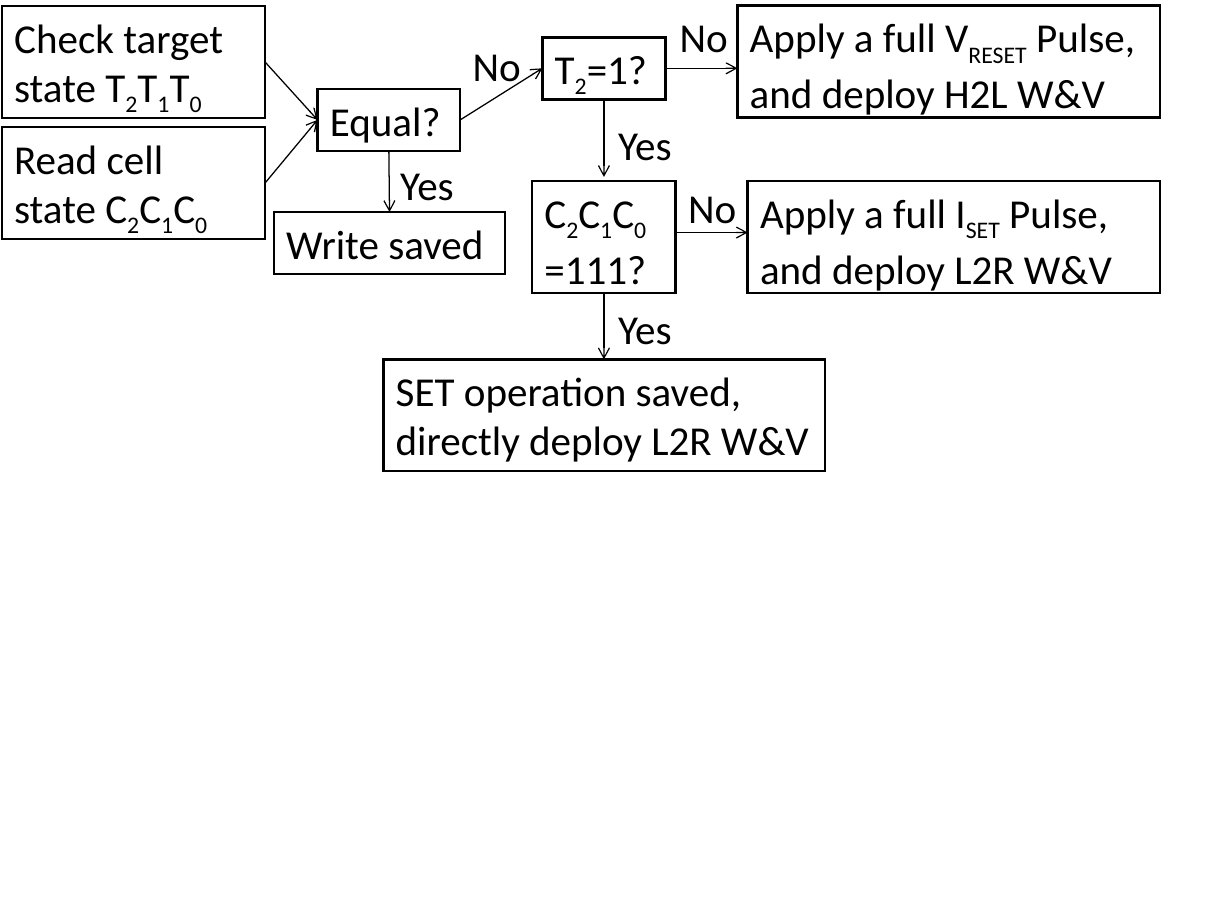
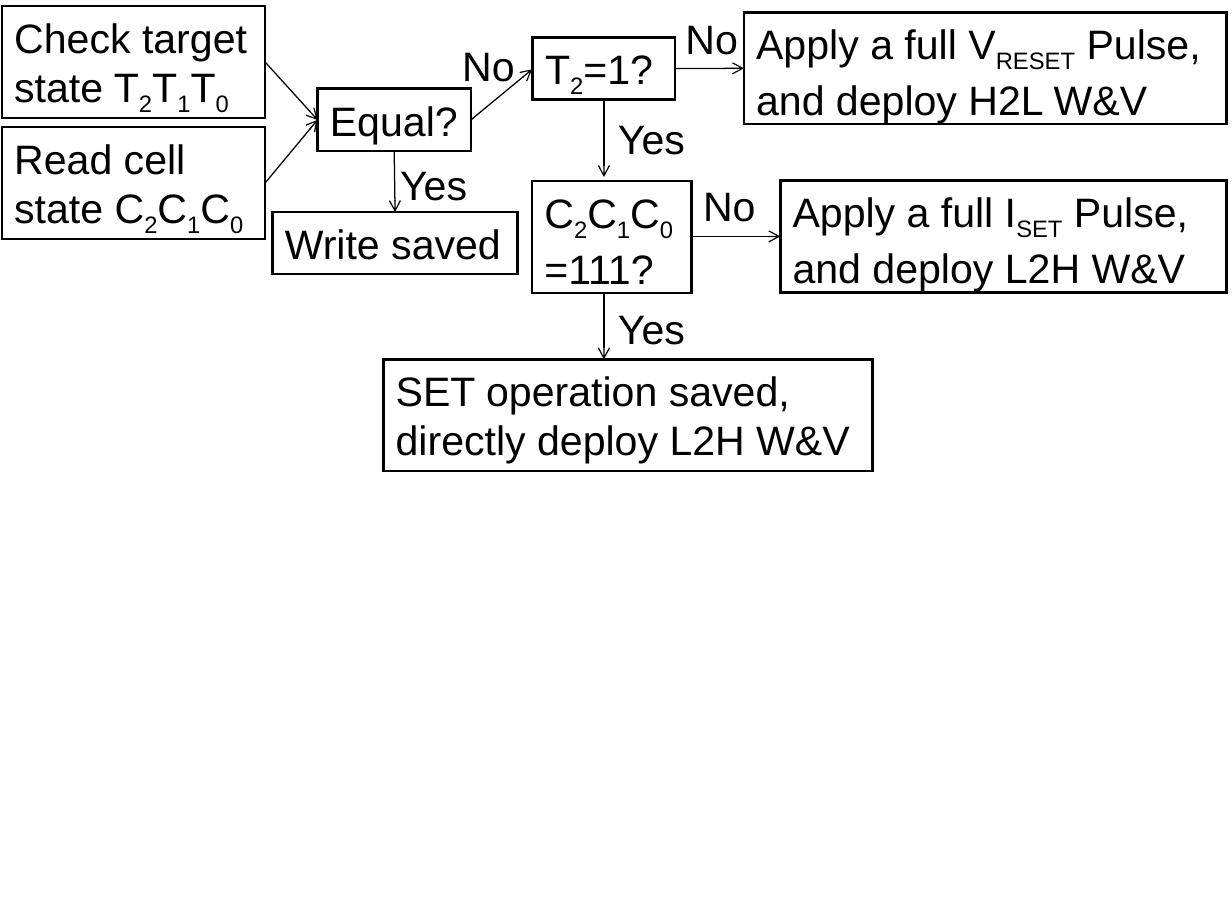
Before and after one commit to ominux/marrclm, a slide deck: slide 1 of other/fastprog.pptx. Drawn at 1232x924 pixels with LibreOffice and Linux fonts; fonts in the diff are those of the drawing. Boxes give left, top, right and bottom in pixels: in the first picture for what was removed or moved away, otherwise in the second. Text is boxed around its words. In the diff, an @@ line names an element or a change of style, - is before the commit and + after.

```diff
--- a/other/fastprog.pptx
+++ b/other/fastprog.pptx
@@ rectangle "Apply a full VRESET Pulse, ...": place and size @@
-rectangle "Apply a full VRESET Pulse, ..." at [738,6,1161,118]
+rectangle "Apply a full VRESET Pulse, ..." at [744,12,1227,124]
@@ text "No": place and size @@
-text "No" at [473,54,521,91]
+text "No" at [462,52,515,89]
@@ rectangle "T2=1?": place and size @@
-rectangle "T2=1?" at [542,37,665,99]
+rectangle "T2=1?" at [532,37,675,99]
@@ rectangle "Equal?": place and size @@
-rectangle "Equal?" at [318,89,461,152]
+rectangle "Equal?" at [318,89,471,150]
@@ arrow moved from (461, 120) - (542, 68) to (471, 120) - (532, 69) @@
@@ arrow moved from (665, 68) - (738, 68) to (675, 69) - (744, 68) @@
@@ arrow moved from (389, 152) - (389, 212) to (394, 152) - (395, 212) @@
@@ text "No": place and size @@
-text "No" at [688,196,736,233]
+text "No" at [703,192,756,222]
@@ rectangle "C2C1C0=111?": place and size @@
-rectangle "C2C1C0=111?" at [532,181,676,293]
+rectangle "C2C1C0=111?" at [532,181,691,293]
@@ rectangle "Apply a full ISET Pulse, ...": place and size @@
-rectangle "Apply a full ISET Pulse, ..." at [748,181,1161,293]
+rectangle "Apply a full ISET Pulse, ..." at [780,180,1226,292]
@@ text in rectangle at [793,197,1188,292]: text changed; font Calibri to Arial @@
-Apply a full ISET Pulse, and deploy L2R W&V
+Apply a full ISET Pulse, and deploy L2H W&V
@@ rectangle "Write saved": place and size @@
-rectangle "Write saved" at [274,212,505,274]
+rectangle "Write saved" at [272,212,517,274]
@@ arrow moved from (676, 233) - (748, 233) to (691, 237) - (780, 237) @@
@@ font Calibri to Arial in 13 elements at [2,6,266,118], [2,127,266,239], [685,25,738,55], [462,52,515,89], [272,212,517,274], [703,192,756,222], [318,89,471,150], [532,181,691,293], [532,37,675,99], [618,125,685,155], [400,171,467,202], [744,12,1227,124], [618,315,685,345] @@
@@ rectangle "SET operation saved, directly deploy ...": place and size @@
-rectangle "SET operation saved, directly deploy ..." at [383,360,824,472]
+rectangle "SET operation saved, directly deploy ..." at [383,360,872,472]
@@ text in rectangle at [396,376,849,464]: text changed; font Calibri to Arial @@
-SET operation saved, directly deploy L2R W&V
+SET operation saved, directly deploy L2H W&V
```
Also in this commit, not shown: 6 other files.
